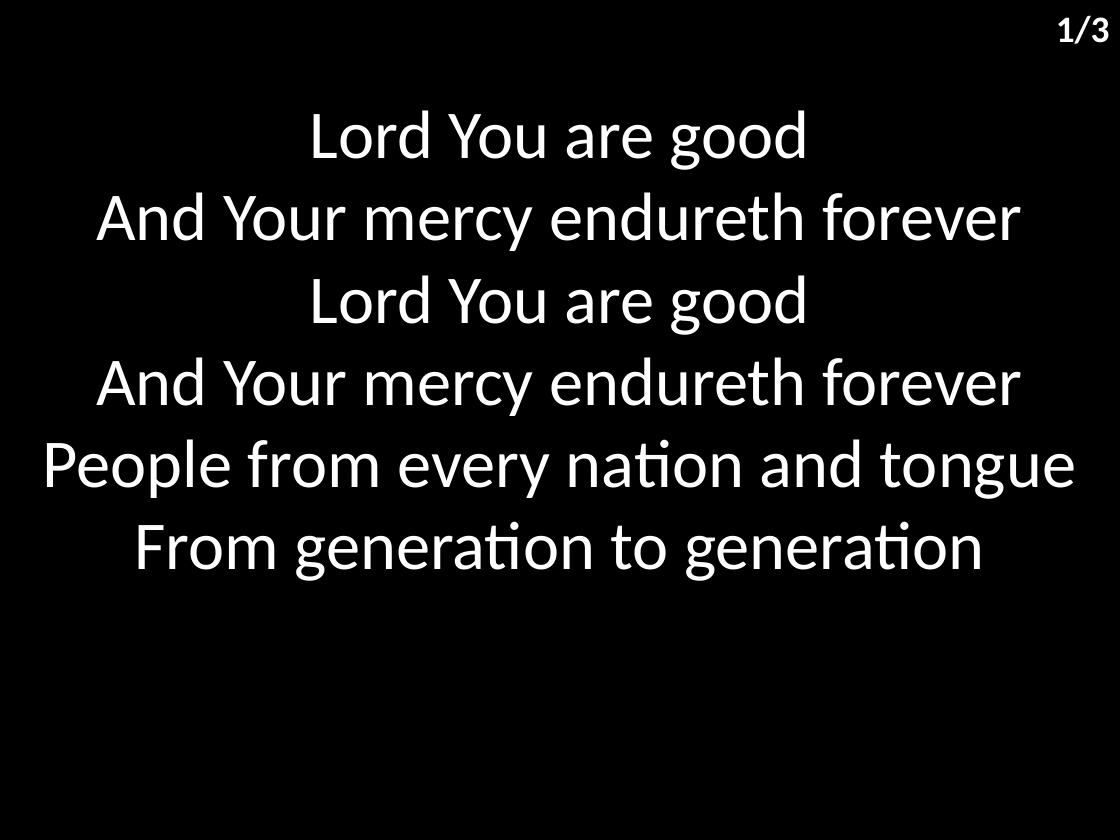
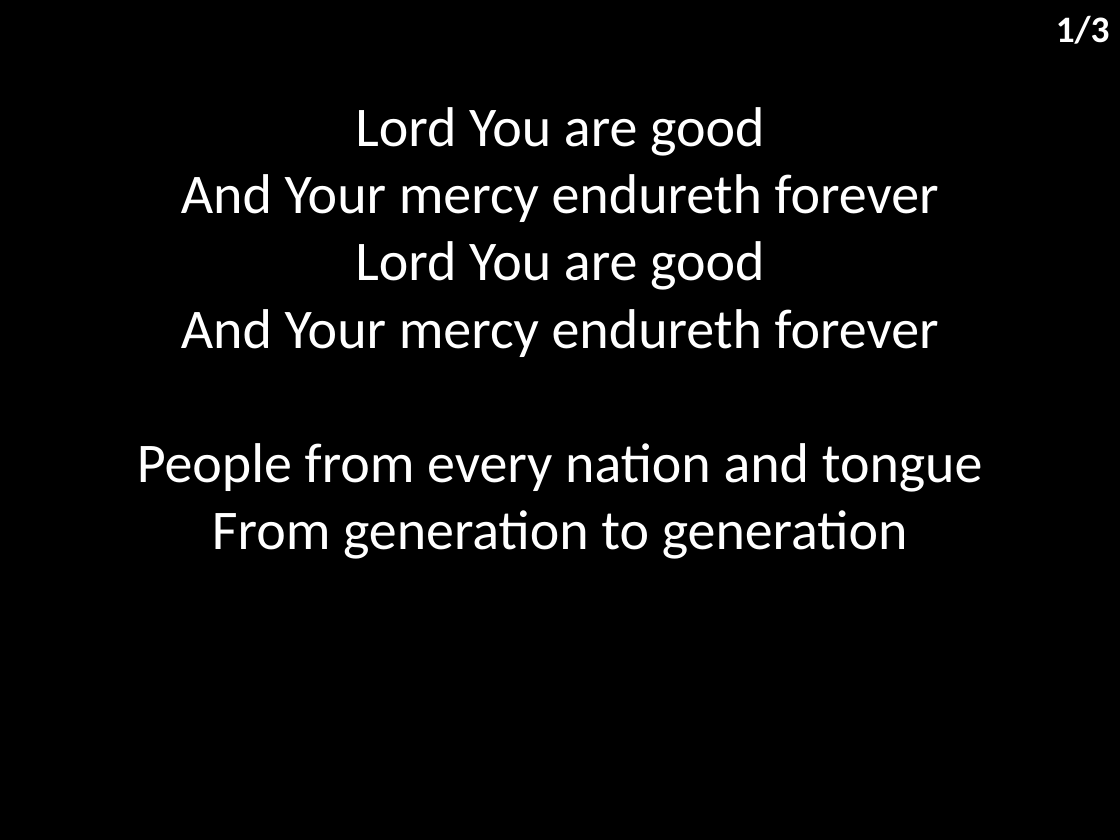
Before and after one commit to hoo-are-ya/worship, a slide deck: slide 2 of docs/songs/you are good.pptx. Drawn at 1120x840 pixels with LibreOffice and Linux fonts; fonts in the diff are those of the drawing. Boxes give left, top, right and bottom in pixels: in the first picture for what was removed or moved away, otherwise in the second. Text is boxed around its words. In the diff, an @@ line names an element or a change of style, - is before the commit and + after.

```diff
--- a/docs/songs/you are good.pptx
+++ b/docs/songs/you are good.pptx
@@ subtitle "Lord You are good And ..." at (x1=137, y1=107, x2=983, y2=559): size 44 to 36 pt @@
```
Also in this commit, not shown: 2 other slides changed, 9 other files.
